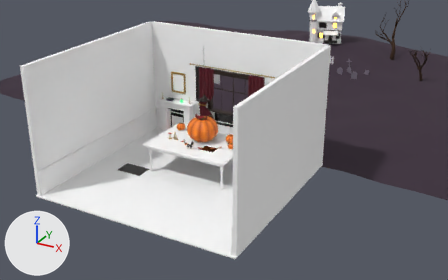
Before and after pictures for a commit that changed the glTF model public/models/scene.glb.
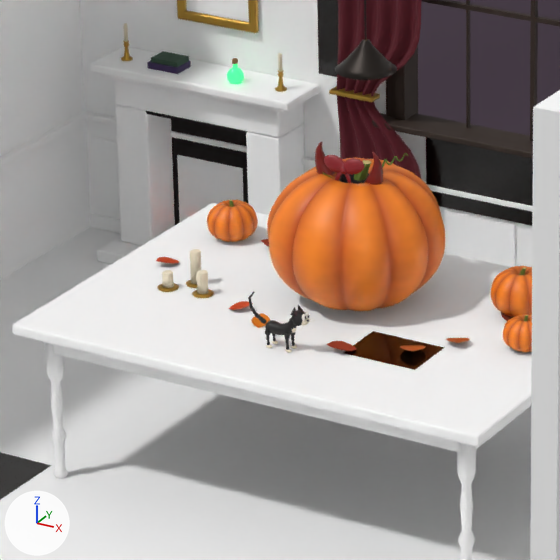
Each version is shown from a 50 mm camera at (23.25, -38.8, 19.76) aimed at (1.69, 0.4, 0.16), then close up on the part from 31% to 53% of the width and 32% to 66% of the height. Lighting does not change. The marker at lower left points along +X, +Y and +Z. The older version's two pictures come first. Where no turn or scale is listed for an object, it has been applied to the vertices. Vertices at exactly the same position are counted once.

Objects in the first close-up: 'Curtain', 'FirePillar', 'Floor', 'InkDrip.001', 'Mantel', 'OutsideGround', 'PumpkinBody', 'TableTop', 'TopHatCrown', 'WainscotSide', 'WallBack', 'WallSide', 'WallSide.001', 'WitchCrown' and 68 more.
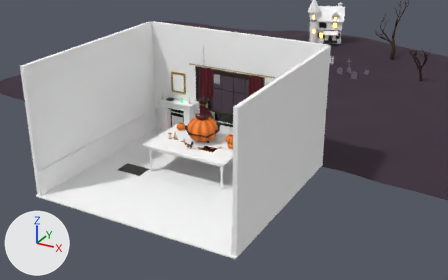
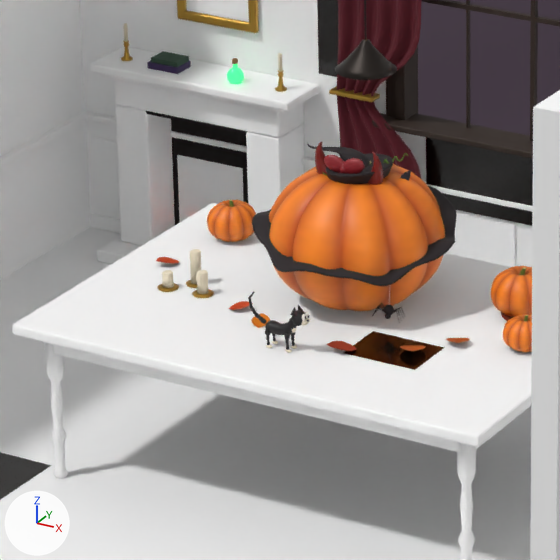
Not visible in the close-ups: 'SpiderLeg', 'SpiderLeg.001', 'SpiderLeg.002', 'SpiderLeg.005', 'SpiderLeg.006'.

ob_accwitch is not drawn itself; it is the parent of ob_witchband, ob_witchbrim, ob_witchbuckle, ob_witchcrown.

Where the newer file only moved an object's origin or applied its transform, the numbers keep the older frame.

Boxes (x1, y1, x2, y2) around the edits, measured in the close-ups (560 x 560 px):
'WitchBrim', reshaped, moved, turned, rescaled (not visible before): after (252, 186, 457, 286)
'TopHatCrown', moved, rescaled (mostly hidden before): before (339, 173, 369, 184); after (326, 153, 394, 184)
'WitchCrown', reshaped, moved, turned, rescaled (mostly hidden before): before (340, 174, 354, 182); after (307, 143, 370, 168)
'SpiderBody', added: after (384, 305, 394, 315)
'TopHatFeather', added (mostly hidden): after (400, 169, 412, 181)
'SpiderHead', added: after (385, 314, 391, 319)
'SpiderLeg.003', added: after (372, 307, 384, 316)
'SpiderLeg.007', added: after (391, 311, 400, 323)

What changed in the scene script:
```text
Change me_witchbrim:
    used by ob_witchbrim; parent = ob_accwitch; location = (0.0, 0.0, -0.009); scale = (1.02, 1.02, 1.02)
    remove me_witchbrim.from_pydata(...)  # 448 vertices, 896 faces; spans x -1.0..1.0, y -1.0..1.0, z -0.07..0.07
    add me_witchbrim.from_pydata(...)  # 672 vertices, 1344 faces; spans x -1.0..1.0, y -1.0..1.0, z -0.19..0.19
    me_witchbrim part 1: 447 vertices removed from x -1.0..1.0, y -1.0..1.0, z -0.07..0.07; 671 vertices added at x -1.0..1.0, y -1.0..1.0, z -0.19..0.19
Change me_witchcrown:
    used by ob_witchcrown; parent = ob_accwitch; location = (0.0, 0.0, 0.54); scale = (0.54, 0.54, 0.54)
    remove me_witchcrown.from_pydata(...)  # 561 vertices, 1118 faces; spans x -0.8..0.8, y -0.8..0.8, z -1.0..1.0
    add me_witchcrown.from_pydata(...)  # 1921 vertices, 3838 faces; spans x -1.0..1.0, y -0.84..0.84, z -0.85..0.85
    me_witchcrown part 2: 561 vertices removed from x -0.8..0.8, y -0.8..0.8, z -1.0..1.0; 1921 vertices added at x -1.0..1.0, y -0.84..0.84, z -0.85..0.85
Change ob_tophatcrown:
    ob_tophatcrown.location: (0.0, 0.0, 0.405) -> (0.0854, 0.0, 0.521)
    ob_tophatcrown.scale: (0.41, 0.41, 0.41) -> (0.521, 0.521, 0.521)
Change ob_accwitch:
    ob_accwitch.location: (0.0, 0.0, 0.035) -> (0.0, 0.0, 0.05)
    ob_accwitch.rotation_euler: (0.0, 0.07, 0.15) -> (0.0, 0.06, 0.15)  # degrees (0, 4, 8.6) -> degrees (0, 3.4, 8.6)
Change ob_witchbrim:
    ob_witchbrim.location: (0.0, 0.0, -0.009) -> (0.0218, 0.021, 0.0485)
    ob_witchbrim.scale: (1.02, 1.02, 1.02) -> (1.4, 1.4, 1.4)
Change ob_witchcrown:
    ob_witchcrown.location: (0.0, 0.0, 0.54) -> (-0.11, 0.0101, 0.57)
    ob_witchcrown.scale: (0.54, 0.54, 0.54) -> (0.67, 0.67, 0.67)
Add ob_spiderleg_007:
    ob_spiderleg_007 = bpy.data.objects.new('SpiderLeg.007', me_spiderleg_007)  # 16 vertices, 28 faces; spans x -0.089..0.085, y -0.034..0.034, z -0.079..0.073; in mat_acchat (black #1c1418)
    ob_spiderleg_007.location = (1.08, -0.84, 0.25)
Add ob_spiderleg_006:
    ob_spiderleg_006 = bpy.data.objects.new('SpiderLeg.006', me_spiderleg_006)  # 16 vertices, 28 faces; spans x -0.085..0.082, y -0.009..0.008, z -0.079..0.073; in mat_acchat (black #1c1418)
    ob_spiderleg_006.location = (1.07, -0.8, 0.25)
Add ob_spiderleg_005:
    ob_spiderleg_005 = bpy.data.objects.new('SpiderLeg.005', me_spiderleg_005)  # 16 vertices, 28 faces; spans x -0.081..0.076, y -0.032..0.032, z -0.079..0.073; in mat_acchat (black #1c1418)
    ob_spiderleg_005.location = (1.07, -0.76, 0.25)
Add ob_spiderleg_003:
    ob_spiderleg_003 = bpy.data.objects.new('SpiderLeg.003', me_spiderleg_003)  # 16 vertices, 28 faces; spans x -0.081..0.078, y -0.058..0.057, z -0.069..0.075; in mat_acchat (black #1c1418)
    ob_spiderleg_003.location = (0.85, -0.88, 0.27)
Add ob_spiderleg_002:
    ob_spiderleg_002 = bpy.data.objects.new('SpiderLeg.002', me_spiderleg_002)  # 16 vertices, 28 faces; spans x -0.085..0.082, y -0.033..0.032, z -0.069..0.075; in mat_acchat (black #1c1418)
    ob_spiderleg_002.location = (0.84, -0.83, 0.27)
Add ob_spiderleg_001:
    ob_spiderleg_001 = bpy.data.objects.new('SpiderLeg.001', me_spiderleg_001)  # 16 vertices, 28 faces; spans x -0.09..0.084, y -0.009..0.009, z -0.069..0.075; in mat_acchat (black #1c1418)
    ob_spiderleg_001.location = (0.83, -0.79, 0.27)
Add ob_spiderleg:
    ob_spiderleg = bpy.data.objects.new('SpiderLeg', me_spiderleg)  # 16 vertices, 28 faces; spans x -0.094..0.088, y -0.035..0.033, z -0.069..0.075; in mat_acchat (black #1c1418)
    ob_spiderleg.location = (0.83, -0.75, 0.27)
Add ob_spiderhead:
    ob_spiderhead = bpy.data.objects.new('SpiderHead', me_spiderhead)  # 262 vertices, 520 faces; spans x -0.0415..0.0415, y -0.0396..0.0396, z -0.0399..0.0399; in mat_acchat (black #1c1418)
    ob_spiderhead.location = (0.96, -0.83, 0.21)
Add ob_spiderbody:
    ob_spiderbody = bpy.data.objects.new('SpiderBody', me_spiderbody)  # 262 vertices, 520 faces; spans x -0.0691..0.0691, y -0.0596..0.0596, z -0.0749..0.0749; in mat_acchat (black #1c1418)
    ob_spiderbody.location = (0.96, -0.8, 0.29)
Add ob_tophatfeather:
    ob_tophatfeather = bpy.data.objects.new('TopHatFeather', me_tophatfeather)  # 69 vertices, 88 faces; spans x -0.129..0.133, y -0.258..0.254, z -0.404..0.404; in mat_accfeather (dark purple #231a2e)
    ob_tophatfeather.location = (0.55, 0.14, 1.48)
```
